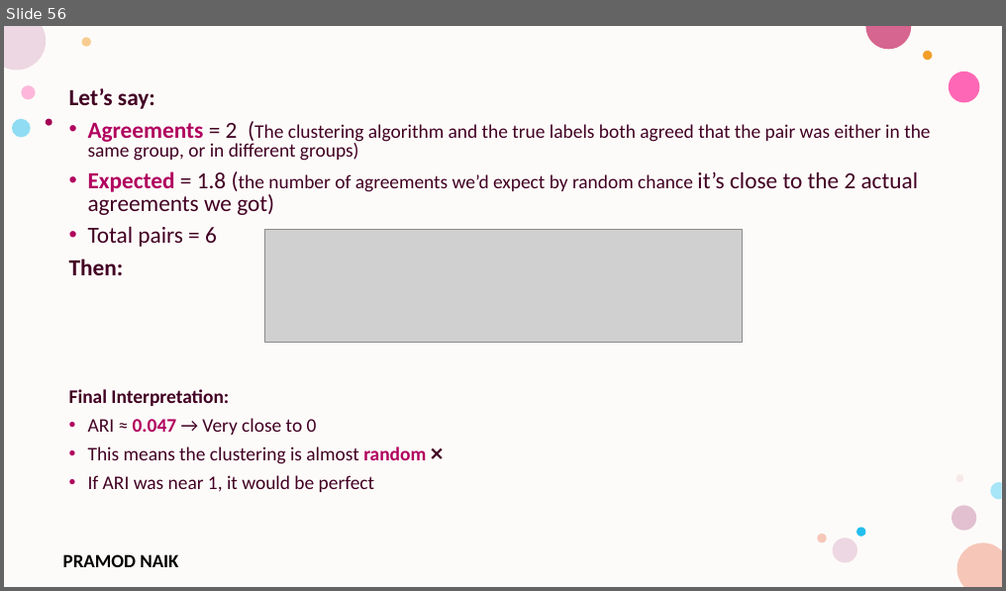
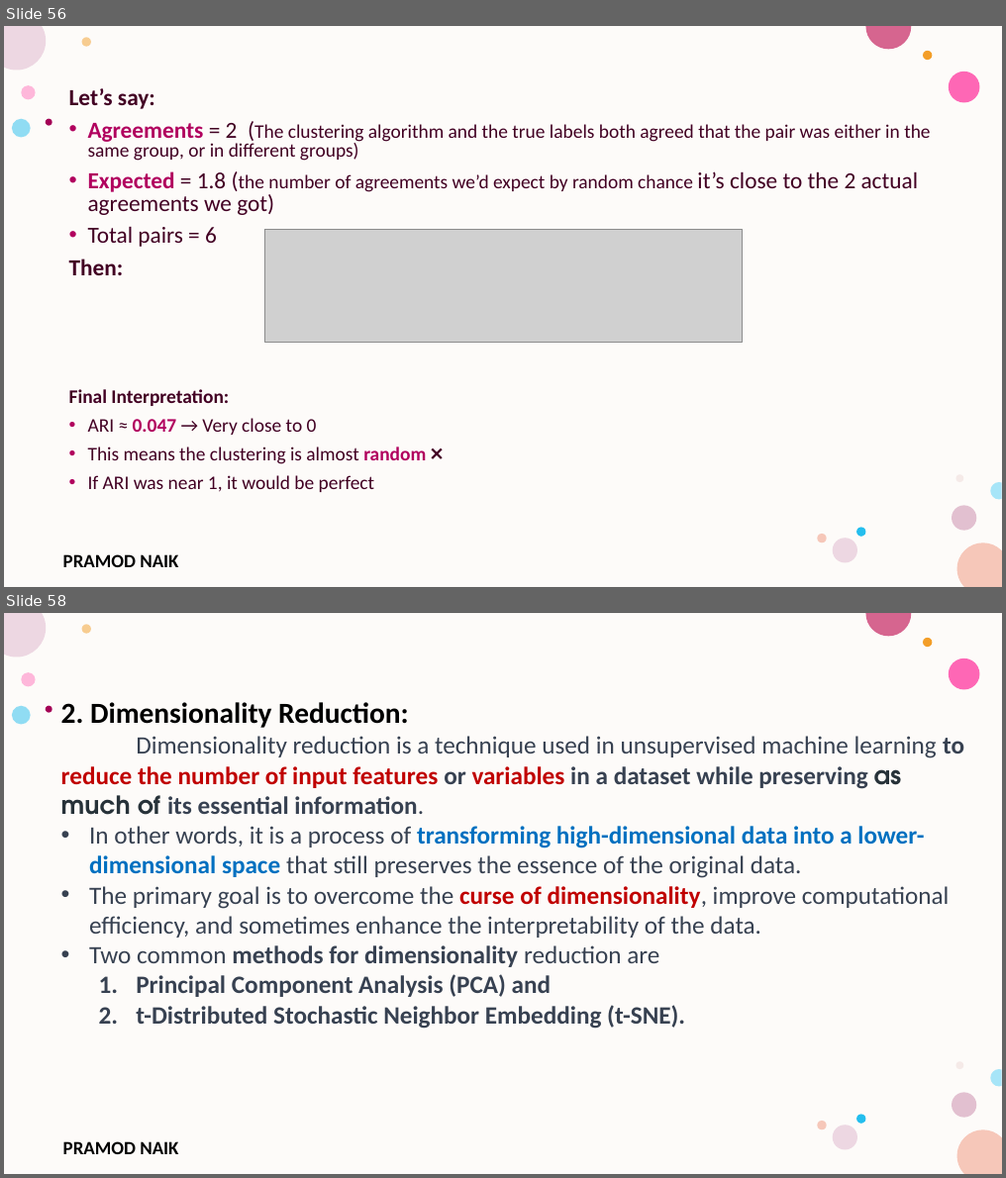
Before and after one commit to PRAMODNAIK-DEV/MCA-2nd-Sem-ML-Data-Analytics-Shridevi-College, a slide deck: Theory Class-Notes/Unit-3 Unsupervised Learning.pptx. Shown one above the other, each under a label of ours: slide 56 before the commit, slides 56 and 58 after it; the slides between them are not shown. The pictures are 1006x591 and 1006x1178 pixels, drawn with LibreOffice and Linux fonts; fonts in the diff are those of the drawing; grey boxes stand for pictures; background and template pictures are left out. Boxes give left, top, right and bottom in pixels: in the first picture for what was removed or moved away, otherwise in the second. Text is boxed around its words. In the diff, an @@ line names an element or a change of style, - is before the commit and + after.

```diff
--- a/Theory Class-Notes/Unit-3 Unsupervised Learning.pptx
+++ b/Theory Class-Notes/Unit-3 Unsupervised Learning.pptx
@@ slide 58 added at (4, 613, 1002, 1174), background #FFFFFF; not listed: 17 template elements that a slide beside it also shows @@
@@ text added at (61, 702, 964, 1029), 24 pt, text #374151, bold @@
+2. Dimensionality Reduction:
+Dimensionality reduction is a technique used in unsupervised machine learning to reduce the number of input features or variables in a dataset while preserving as much of its essential information.
+• In other words, it is a process of transforming high-dimensional data into a lower-dimensional space that still preserves the essence of the original data.
+• The primary goal is to overcome the curse of dimensionality, improve computational efficiency, and sometimes enhance the interpretability of the data.
+• Two common methods for dimensionality reduction are
+  1. Principal Component Analysis (PCA) and
+  2. t-Distributed Stochastic Neighbor Embedding (t-SNE).
```
Also in this commit, not shown: 2 slides changed, 33 other slides added, 3 slides removed, 2 other files.
